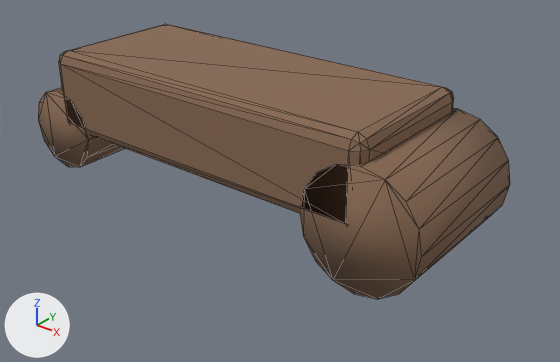
A saved change to the glTF model assets/models/clock_foot_l.glb.
One viewpoint serves both versions: a camera (50 mm lens) standing at (0.29, -0.327, 0.138) and looking at (0.025, 0.003, -0.067). Arrows for +X, +Y and +Z are at lower left; the lights stay in place. The older version comes first. Mesh edges are drawn as thin lines. Vertices at exactly the same position are counted once.

Before the edit, the objects in view are built like this:
```python
mat_walnutfoot = principled_material('walnutFoot')
mat_walnutfoot.base_color = (0.243, 0.141, 0.0863)  # brown #876953
mat_walnutfoot.roughness = 1.0
me_cube_037 = bpy.data.meshes.new('Cube.037')
me_cube_037.from_pydata(...)  # 112 vertices, 212 faces; spans x -0.141..0.15, y -0.048..0.048, z -0.084..0.0
me_cube_037.materials.append(mat_walnutfoot)  # brown #876953
ob_clock_foot_l = bpy.data.objects.new('clock_foot_l', me_cube_037)
ob_clock_foot_l.location = (0.0, 0.0, 0.0)
```
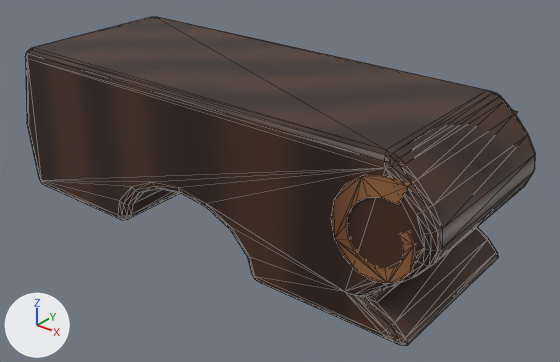
Edits to the bpy script that builds the scene:
```text
Add img_tex_walnutedge:
    img_tex_walnutedge = load_image('tex_walnutEdge', '_unpacked/tex_walnutEdge', 512, 512, 'sRGB')
Add img_tex_walnutfoot:
    img_tex_walnutfoot = load_image('tex_walnutFoot', '_unpacked/tex_walnutFoot', 256, 256, 'sRGB')
Change mat_walnutfoot:
    remove # nodes: BsdfPrincipled, OutputMaterial
    remove # colours: brown #876953
    nodes: BsdfPrincipled, Mix, OutputMaterial, TexImage, VertexColor
    uses the picture img_tex_walnutfoot
Add mat_walnutedge:
    mat_walnutedge = bpy.data.materials.new('walnutEdge')
    # uses the picture img_tex_walnutedge
Change me_cube_037:
    used by ob_clock_foot_l; location = (0.0, 0.0, 0.0)
    remove me_cube_037.from_pydata(...)  # 112 vertices, 212 faces; spans x -0.141..0.15, y -0.048..0.048, z -0.084..0.0
    add me_cube_037.from_pydata(...)  # 422 vertices, 832 faces; spans x -0.145..0.161, y -0.058..0.058, z -0.098..0.0
    me_cube_037 part 1: the loose piece of 56 vertices spanning x -0.115..0.115, y -0.048..0.048, z -0.053..0.0 is rebuilt with 294 vertices and now spans x -0.145..0.161, y -0.057..0.057, z -0.098..0.0
    me_cube_037 part 2: a new loose piece of 64 vertices spanning x 0.105..0.151, y -0.058..-0.046, z -0.064..-0.009, in mat_walnutedge
    me_cube_037 part 3: the loose piece of 24 vertices spanning x -0.141..-0.088, y -0.048..0.048, z -0.079..-0.026 is deleted
    me_cube_037 part 4
    32 vertices are removed from x 0.079..0.15, y -0.048..0.048, z -0.084..-0.013
    60 faces are deleted
    other edits to the shape of me_cube_037 do not show in these pictures
    add me_cube_037.materials.append(mat_walnutedge)
```

Changed parts and their boxes [x1, y1, x2, y2] in the pictures (560 x 362 px):
'clock_foot_l', surface changed, reshaped (darker, 8% wider, 20% taller): before [38, 24, 510, 299]; after [25, 17, 535, 346]
part 1 of me_cube_037, rebuilt (29% wider, 66% taller): before [59, 24, 454, 222]; after [25, 17, 535, 346]
part 2 of me_cube_037, added (brown): after [331, 176, 416, 284]
part 3 of me_cube_037, deleted (brown): before [38, 87, 125, 167]
part 4 of me_cube_037, deleted (brown): before [300, 109, 510, 299]
